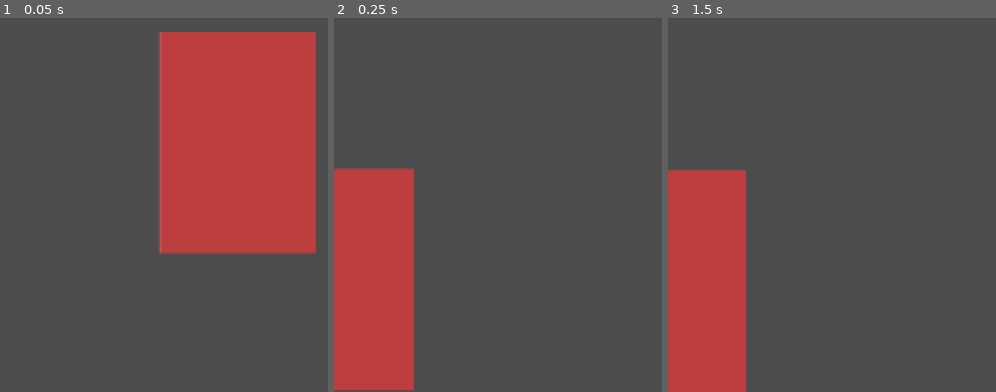
Above: before the commit, frames 1-3 (left to right).
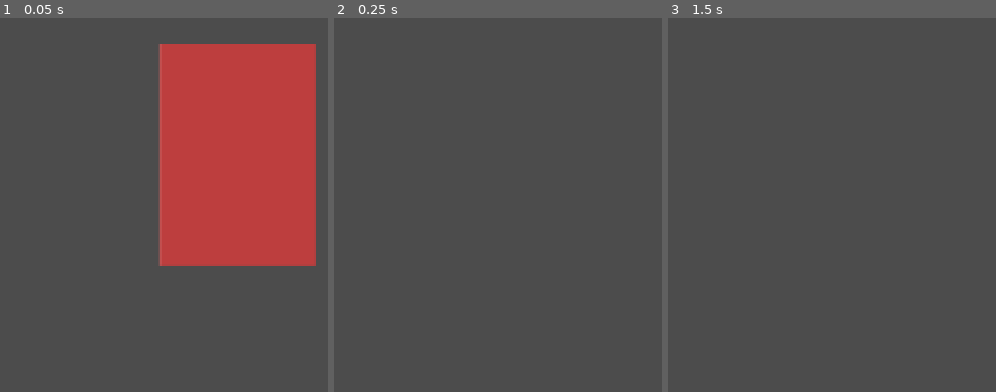
Above: after the commit, the same moments.

Repository: glitchcore/comfort
Game: Godot game, scene res://Actors/Player.tscn
Same seed, same stepped clock (60 frames per second), same inputs: the game is played once before the commit and once after it. The project has no main scene, so this scene is started directly.
Inputs:
- Up to frame 1 (0.05 s): no input
- Up to frame 2 (0.25 s): no input
- Up to frame 3 (1.5 s): tap Enter at 0.5 s; hold Right (ui_right) from 0.53 s (still down); tap Space (jump) at 0.77, 1.25 s

The runs differ from the first frame. In frame 1, 3.3% of the frame differs, in the area x 48-97%, y 3-67%; in frame 2, 14%, in the area x 0-25%, y 40-100%; in frame 3, 14%.

Commit message:
add camera control and attach player script

Diff:
--- /dev/null
+++ b/Actors/MainCamera.gd
@@ -0,0 +1,42 @@
+extends Camera2D
+export(float, EASE) var DAMP_EASING = 1
+export var duration = 0.2
+export var amplitude = 40
+var shake = false
+
+var noise = OpenSimplexNoise.new()
+
+onready var shake_timer = $ShakeTimer
+
+# Called when the node enters the scene tree for the first time.
+func _ready() -> void:
+	randomize()
+	noise.period = 0.02
+	set_process(false)
+	set_shake(false)
+
+func _process(delta: float) -> void:
+	var t = shake_timer.time_left / shake_timer.wait_time
+	var damping = ease(t, DAMP_EASING) * amplitude
+
+	offset = Vector2(
+		noise.get_noise_2d(1, t) * damping,
+		noise.get_noise_2d(10, t) * damping
+	)
+
+func _on_ShakeTimer_timeout() -> void:
+	set_shake(false)
+
+func _on_Player_stomped() -> void:
+	set_shake(true)
+
+func set_shake(value):
+	shake = value
+	offset = Vector2.ZERO
+	if shake:
+		noise.seed = randi()
+		shake_timer.set_wait_time(duration)
+		shake_timer.start()
+		set_process(true)
+	else:
+		set_process(false)
--- a/Actors/Player.tscn
+++ b/Actors/Player.tscn
@@ -1,4 +1,7 @@
-[gd_scene load_steps=4 format=2]
+[gd_scene load_steps=6 format=2]
+
+[ext_resource path="res://Actors/Player.gd" type="Script" id=1]
+[ext_resource path="res://Actors/MainCamera.gd" type="Script" id=2]
 
 [sub_resource type="Gradient" id=1]
 interpolation_mode = 1
@@ -12,6 +15,7 @@
 extents = Vector2( 48, 69.5 )
 
 [node name="Player" type="KinematicBody2D"]
+script = ExtResource( 1 )
 
 [node name="Sprite" type="Sprite" parent="."]
 position = Vector2( 3.33786e-06, -71 )
@@ -33,3 +37,10 @@
 drag_margin_v_enabled = true
 smoothing_enabled = true
 smoothing_speed = 20.0
+script = ExtResource( 2 )
+
+[node name="ShakeTimer" type="Timer" parent="MainCamera"]
+one_shot = true
+
+[connection signal="stomped" from="." to="MainCamera" method="_on_Player_stomped"]
+[connection signal="timeout" from="MainCamera/ShakeTimer" to="MainCamera" method="_on_ShakeTimer_timeout"]
